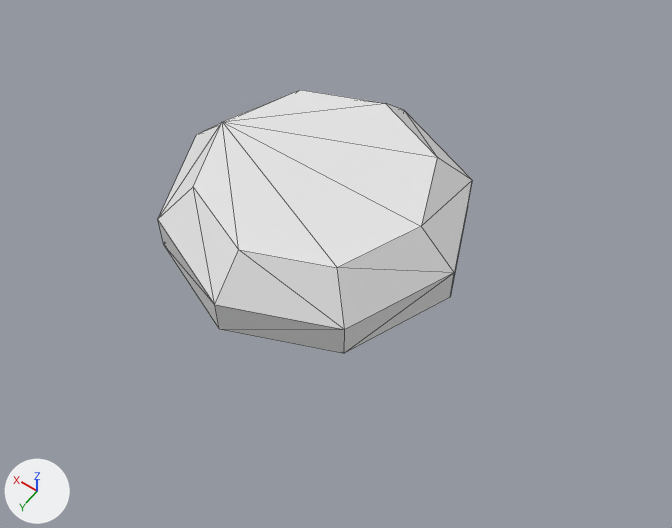
Renders of the OBJ model assets/hbm/models/LaunchPad.obj from each side of a commit.
The view is the same before and after, from a 50 mm lens placed at (-2.38, 3.14, 4.62), pointed at (-0.28, 0.19, 0.0). The axes (+X, +Y, +Z) are drawn at lower left. The lights are the same throughout. Mesh edges are drawn as thin lines. Where no turn or scale is listed for an object, it has been applied to the vertices.
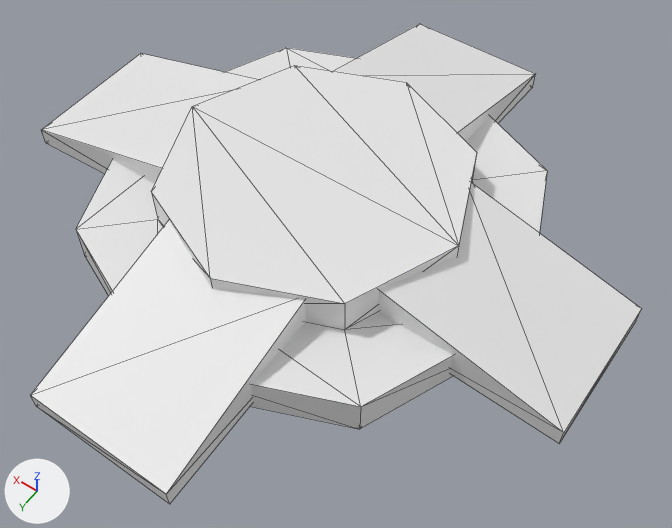
Changed parts and their boxes [x1, y1, x2, y2] in the pictures (672 x 528 px):
```json
{"object": "Cylinder", "change": "reshaped", "before": [158, 90, 472, 353], "after": [31, 24, 641, 504], "on screen": "94% wider, 82% taller"}
```

Scene script edits in JSON lines:
```json
{"block": "me_cylinder", "where": "# used by ob_cylinder; location = (0.0, 0.0, 0.0)"}
{"op": "remove", "block": "me_cylinder", "code": "me_cylinder.from_pydata(...)  # 24 vertices, 44 faces; spans x -1.0..1.0, y -1.0..1.0, z 0.0..0.5"}
{"op": "add", "block": "me_cylinder", "code": "me_cylinder.from_pydata(...)  # 64 vertices, 100 faces; spans x -2.0..2.0, y -2.0..2.0, z 0.0..0.5"}
{"block": "me_cylinder", "change": "me_cylinder part 1"}
{"block": "me_cylinder", "change": "11 vertices are removed from x -1.0..0.75, y -1.0..1.0, z 0.0..0.5"}
{"block": "me_cylinder", "change": "39 faces are deleted"}
{"block": "me_cylinder", "change": "5 vertices move from x -0.53..1.0, y -0.75..0.75, z 0.0..0.5 to x -0.71..0.71, y -1.0..1.5, z 0.25..0.5"}
{"block": "me_cylinder", "change": "36 vertices are added at x -2.0..2.0, y -2.0..2.0, z 0.0..0.5"}
{"block": "me_cylinder", "change": "8 new vertices lie (1.0, 0.0, 0.0) away from vertices in x -0.5, y -2.0..2.0, z 0.0..0.48"}
{"block": "me_cylinder", "change": "7 new vertices lie (0.0, 0.0, 0.25) away from vertices in x -1.5..1.5, y -1.5..1.06, z 0.0"}
{"block": "me_cylinder", "change": "95 new faces join them"}
```
